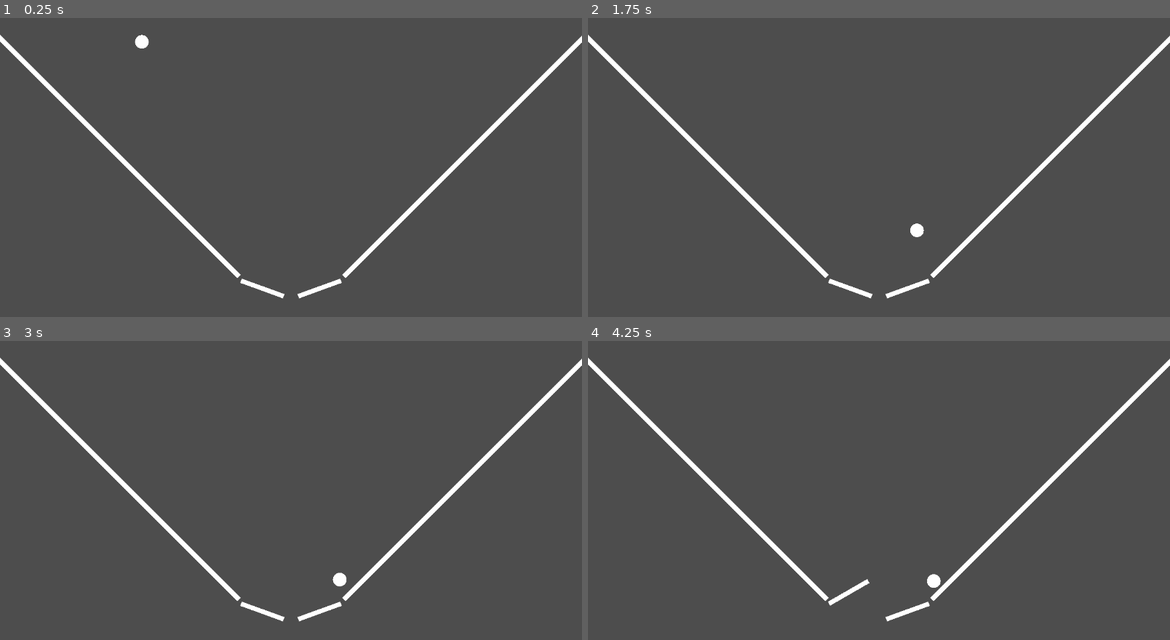
Above: before the commit, frames 1-4 (two rows, left to right).
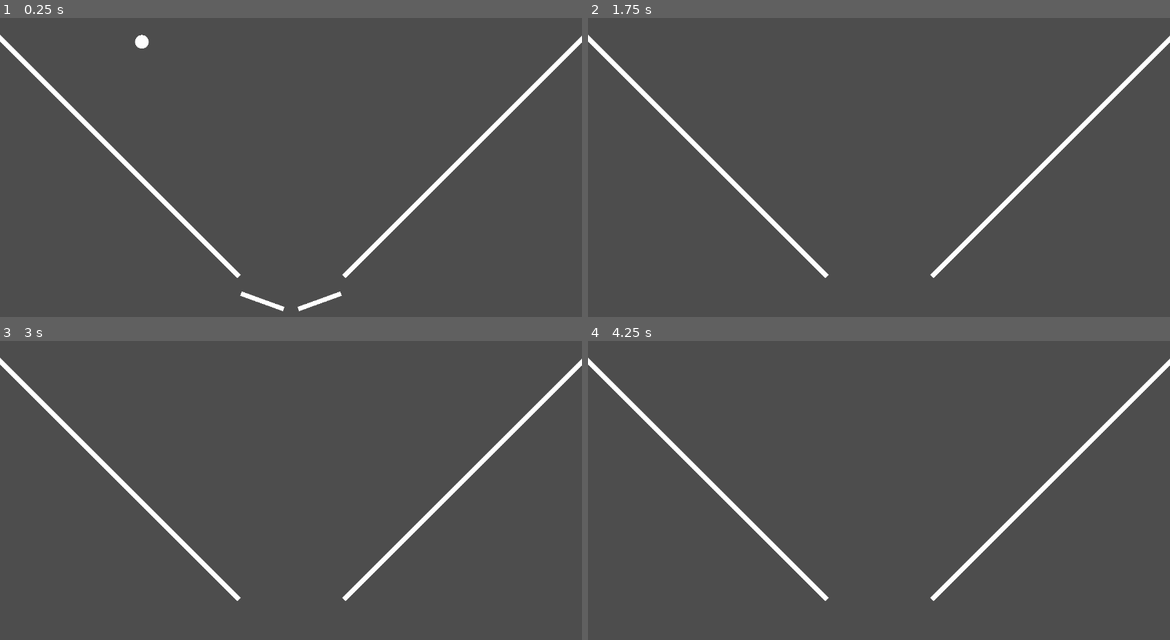
Above: after the commit, the same moments.

Repository: rielvis/SPiG_T4_PhPe
Game: Godot game, scene res://pinball_game/scenes/pinball_game.tscn
Same seed, same stepped clock (60 frames per second), same inputs: the game is played once before the commit and once after it.
Inputs:
- Up to frame 1 (0.25 s): no input
- Up to frame 2 (1.75 s): hold Right (rightArrow) 0.53-1.28 s; hold D (D) 0.53-1.28 s; hold Left (leftArrow) from 1.28 s (still down); tap A (A) at 1.35 s; tap D (D) at 1.55 s
- Up to frame 3 (3 s): release Left (leftArrow) at 2.03 s; hold D (D) 2.03-2.78 s; hold Right (rightArrow) from 2.03 s (still down); tap D (D) at 2.85 s
- Up to frame 4 (4.25 s): release Right (rightArrow) at 3.53 s; hold Left (leftArrow) from 3.53 s (still down); hold A (A) from 3.53 s (still down); tap D (D) at 3.8 s

The runs differ from the first frame. In frame 1, 0.5% of the frame differs, in the area x 41-59%, y 87-99%; in frame 2, 0.3%; in frame 3, 0.3%; in frame 4, 0.3%.

Commit message:
Changed node type of flippers to RigidBody2D

Diff:
--- a/pinball_game/scenes/player_flippers.tscn
+++ b/pinball_game/scenes/player_flippers.tscn
@@ -11,7 +11,7 @@
 [node name="playerFlippers" type="Node2D"]
 script = ExtResource("1_k6ovw")
 
-[node name="leftFlipper" type="StaticBody2D" parent="."]
+[node name="leftFlipper" type="RigidBody2D" parent="."]
 unique_name_in_owner = true
 position = Vector2(-110, 0)
 rotation = 0.349066
@@ -24,7 +24,7 @@
 position = Vector2(50, 0)
 shape = SubResource("RectangleShape2D_5w4xp")
 
-[node name="rightFlipper" type="StaticBody2D" parent="."]
+[node name="rightFlipper" type="RigidBody2D" parent="."]
 unique_name_in_owner = true
 position = Vector2(110, 0)
 rotation = -0.349066
